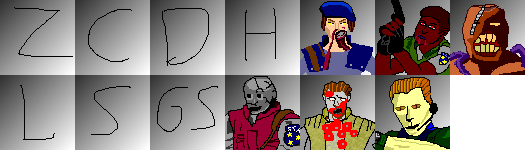
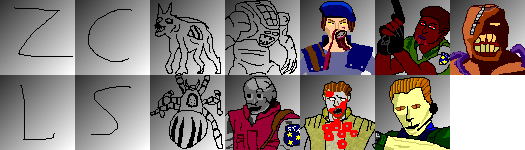
Revision of a layered 525 × 150 image; what changed, layer by layer:
added layer "Outline" above "imported pngs" over (150, 0, 297, 149)
renamed "graphic outline" to "imported pngs", painted on it over (150, 0, 297, 149)
